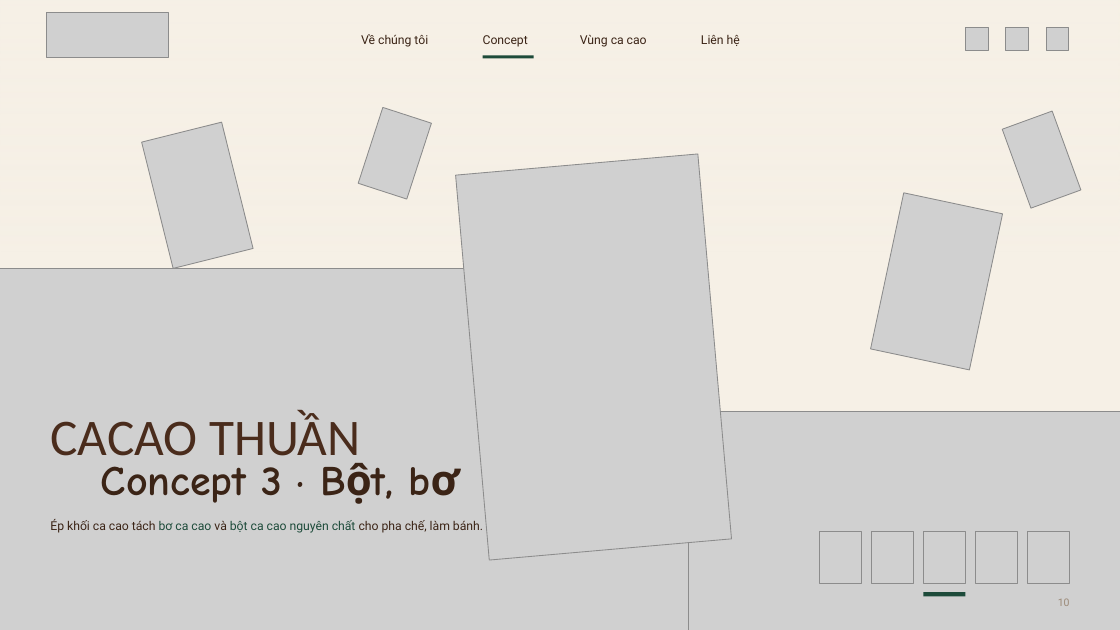
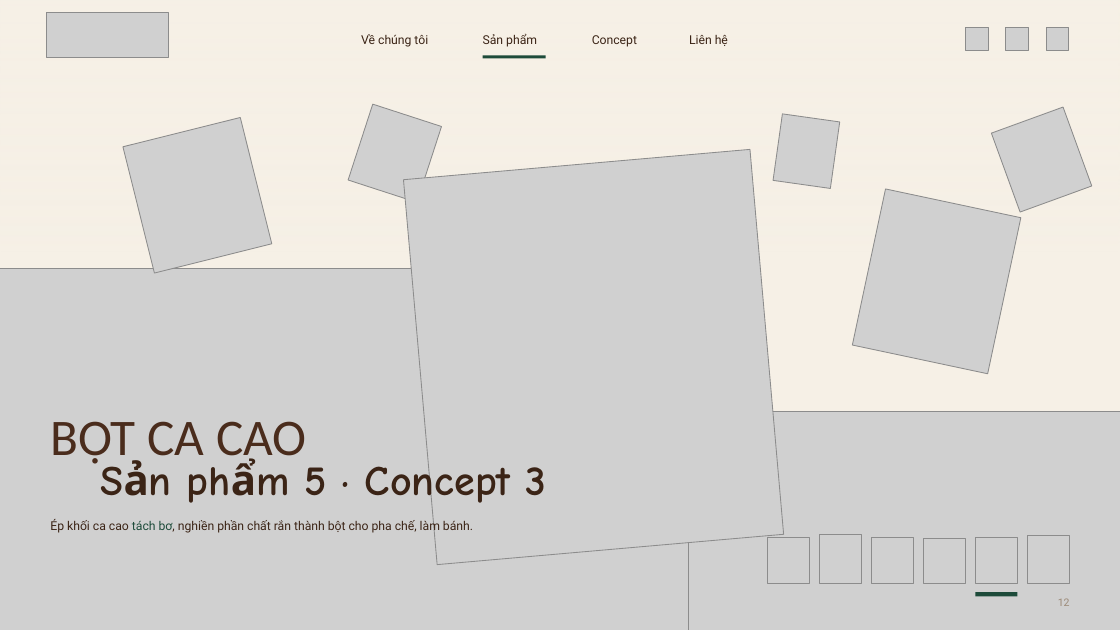
Before and after one commit to dakojsc-maker/ATL--DAKO, a slide deck: slide 12 of heragrain-cacao/1-concept-san-pham/Heragrain-Cacao_5-concept-san-pham.pptx (slide 10 before the commit). Drawn at 1120x630 pixels with LibreOffice and Linux fonts; fonts in the diff are those of the drawing; grey boxes stand for pictures; background and template pictures are left out. Boxes give left, top, right and bottom in pixels: in the first picture for what was removed or moved away, otherwise in the second. Text is boxed around its words. In the diff, an @@ line names an element or a change of style, - is before the commit and + after.

```diff
--- a/heragrain-cacao/1-concept-san-pham/Heragrain-Cacao_5-concept-san-pham.pptx
+++ b/heragrain-cacao/1-concept-san-pham/Heragrain-Cacao_5-concept-san-pham.pptx
@@ text "Concept": place and size @@
-text "Concept" at [483, 35, 528, 47]
+text "Concept" at [592, 35, 637, 47]
@@ text "Liên hệ": place and size @@
-text "Liên hệ" at [701, 35, 740, 46]
+text "Liên hệ" at [689, 35, 728, 46]
@@ rectangle: place and size @@
-rectangle at [483, 55, 534, 59]
+rectangle at [483, 55, 546, 59]
@@ text added at [483, 34, 537, 47], 10.5 pt, text #3B2416 @@
+Sản phẩm
@@ text removed at [580, 35, 647, 47] @@
-Vùng ca cao
@@ picture: place and size @@
-picture at [142, 122, 253, 268]
+picture at [123, 118, 272, 273]
@@ picture: place and size @@
-picture at [359, 107, 432, 199]
+picture at [348, 104, 442, 202]
@@ picture added at [774, 114, 840, 189] @@
@@ picture: place and size @@
-picture at [1002, 111, 1081, 208]
+picture at [992, 107, 1093, 212]
@@ picture: place and size @@
-picture at [456, 154, 732, 560]
+picture at [404, 149, 784, 565]
@@ picture: place and size @@
-picture at [871, 193, 1003, 370]
+picture at [853, 189, 1022, 374]
@@ text "BỘT CA CAO" at [50, 421, 306, 468]: vertical alignment middle to bottom @@
@@ text removed at [50, 413, 361, 468] @@
-CACAO THUẦN
@@ text at [50, 421, 306, 468]: text changed; size 36 to 44 pt; font Comic Neue to Calibri; text colour #3B2416 to #4A2C1C; bold off @@
-Concept 3 · Bột, bơ
+BỘT CA CAO
@@ text added at [304, 461, 547, 510], 36 pt, text #3B2416, bold @@
+Sản phẩm 5 · Concept 3
@@ text at [50, 519, 473, 534]: text changed @@
-Ép khối ca cao tách bơ ca cao và bột ca cao nguyên chất cho pha chế, làm bánh.
+Ép khối ca cao tách bơ, nghiền phần chất rắn thành bột cho pha chế, làm bánh.
@@ picture added at [767, 538, 809, 584] @@
@@ picture: place and size @@
-picture at [871, 532, 913, 584]
+picture at [871, 538, 913, 584]
@@ picture: place and size @@
-picture at [923, 532, 965, 584]
+picture at [923, 539, 965, 584]
@@ picture: place and size @@
-picture at [975, 532, 1017, 584]
+picture at [975, 537, 1017, 584]
@@ rectangle: place and size @@
-rectangle at [923, 592, 965, 597]
+rectangle at [975, 592, 1017, 597]
@@ text at [1058, 598, 1070, 606]: text changed @@
-10
+12
```
Also in this commit, not shown: 22 other slides changed, 3 slides added, 3 slides removed, 16 other files.
